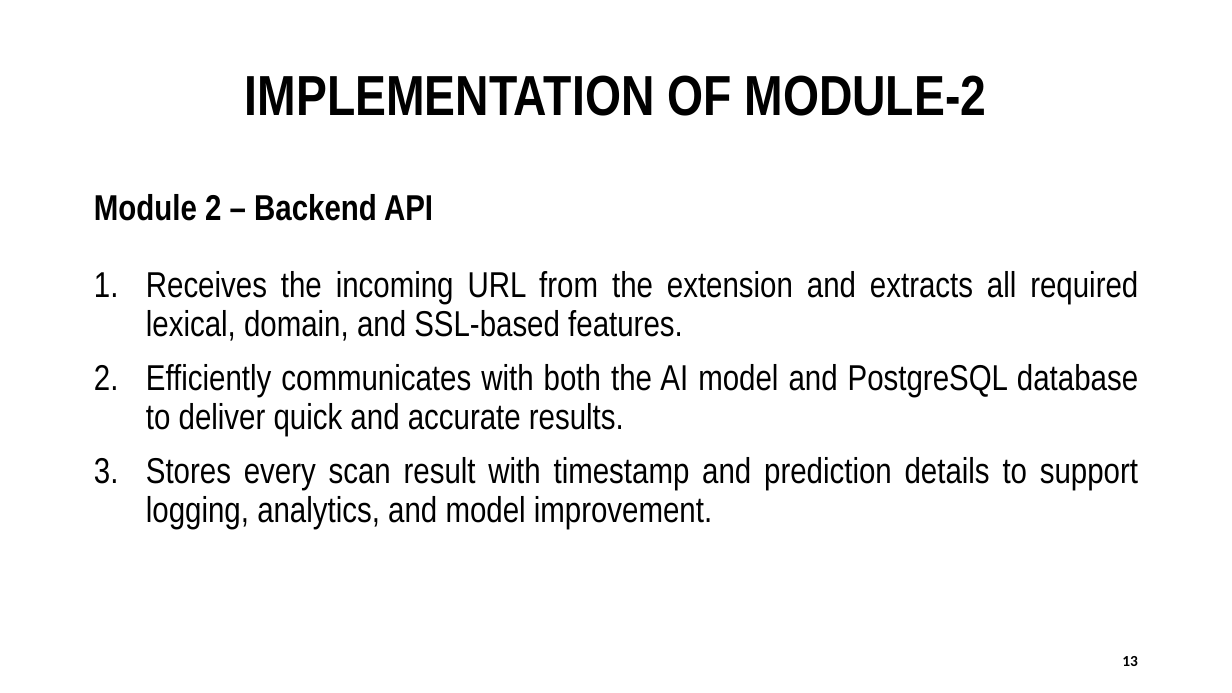
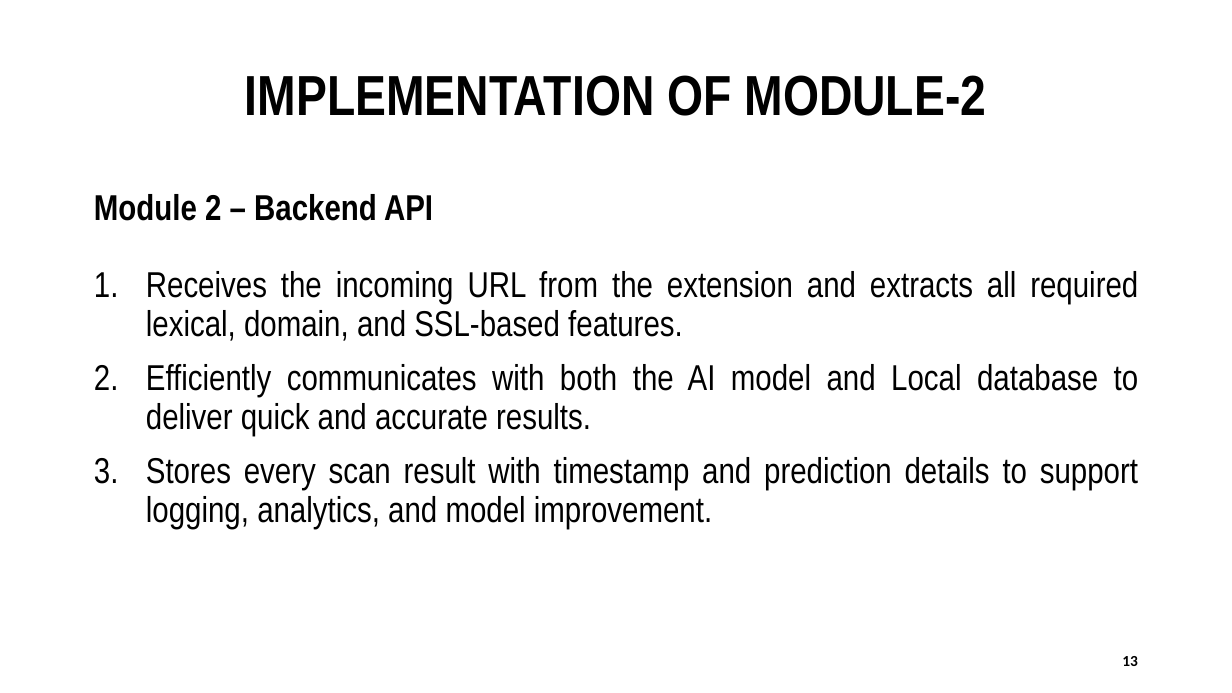
Before and after one commit to aravinth-krishna/phishing-checker, a slide deck: slide 13 of docs/DP PPT.pptx. Drawn at 1232x693 pixels with LibreOffice and Linux fonts; fonts in the diff are those of the drawing. Boxes give left, top, right and bottom in pixels: in the first picture for what was removed or moved away, otherwise in the second. Text is boxed around its words. In the diff, an @@ line names an element or a change of style, - is before the commit and + after.

```diff
--- a/docs/DP PPT.pptx
+++ b/docs/DP PPT.pptx
@@ text at bbox=[146, 364, 1139, 437]: text changed @@
-2. Efficiently communicates with both the AI model and PostgreSQL database to deliver quick and accurate results.
+2. Efficiently communicates with both the AI model and Local database to deliver quick and accurate results.
```
Also in this commit, not shown: 10 other slides changed.
